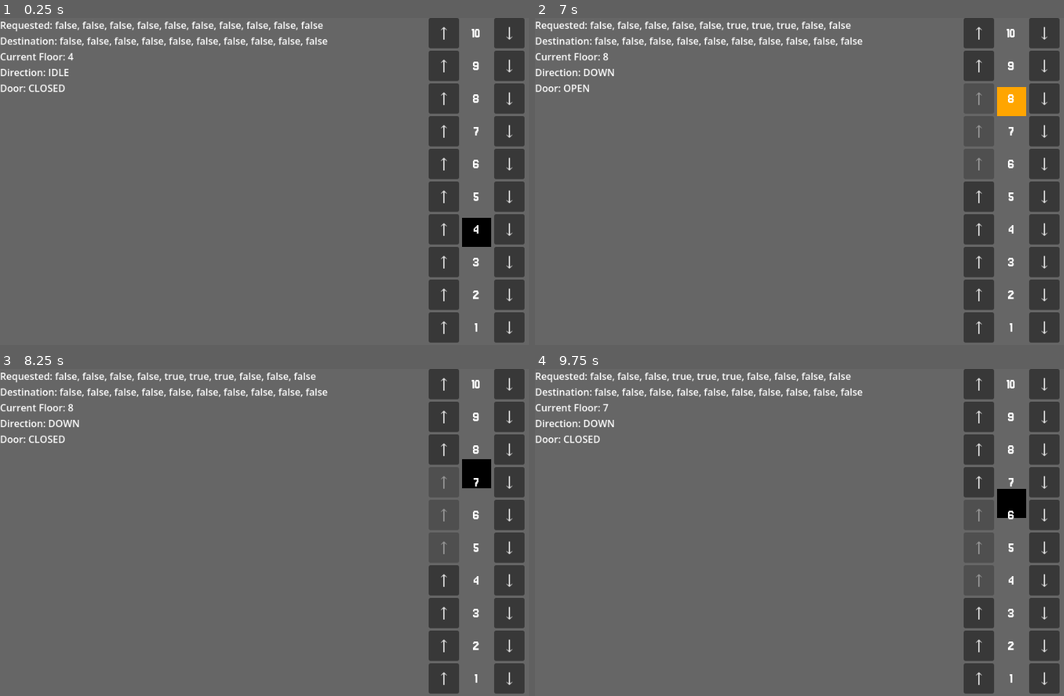
Above: before the commit, frames 1-4 (two rows, left to right).
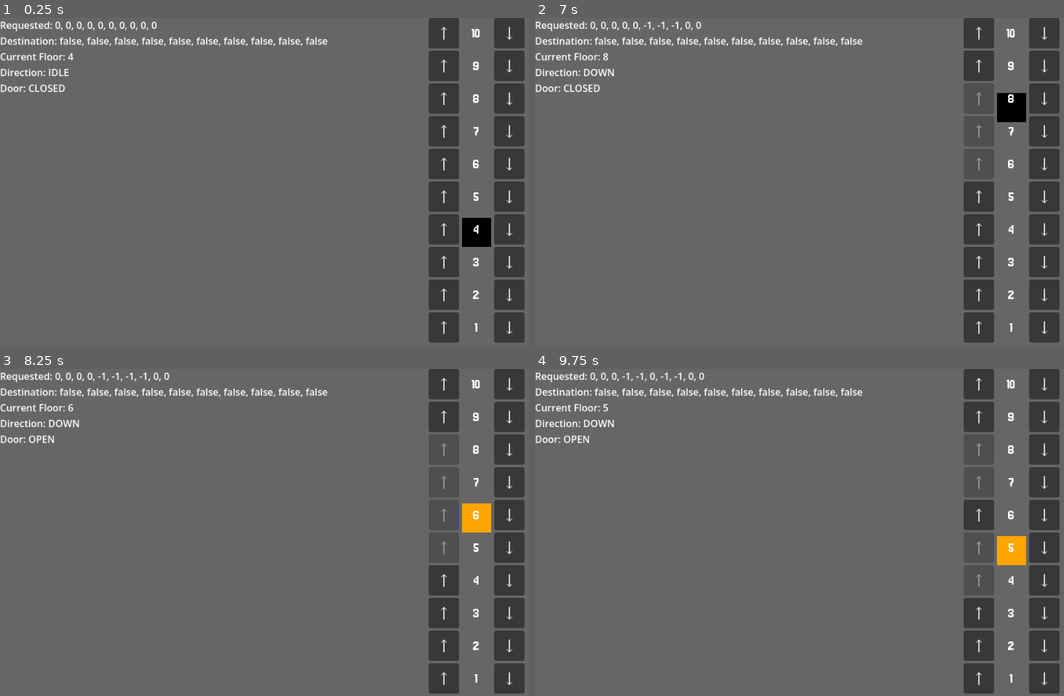
Above: after the commit, the same moments.

Repository: Victor-Wybenga/Elevator-Simulator
Game: Godot game, scene res://Scenes/main.tscn
Same seed, same stepped clock (60 frames per second), same inputs: the game is played once before the commit and once after it.
Inputs:
- Up to frame 1 (0.25 s): no input
- Up to frame 2 (7 s): click "↑" at 0.5 s; click "↓" at 1.25 s; click "↑" at 2 s; click "↓" at 2.75 s; click "↑" at 3.5 s; click "↓" at 4.25 s; click "↑" at 5 s; click "↓" at 5.75 s; click "↑" at 6.5 s
- Up to frame 3 (8.25 s): click "↓" at 7.25 s; click "↑" at 8 s
- Up to frame 4 (9.75 s): click "↓" at 8.75 s; click "↑" at 9.5 s

The runs differ from the first frame. In frame 1, 0.6% of the frame differs, in the area x 10-62%, y 1-4%; in frame 2, 1.3%; in frame 3, 1.7%; in frame 4, 1.7%, in the area x 6-93%, y 1-60%.

Commit message:
directional pickups

Diff:
--- a/Scripts/elevator.gd
+++ b/Scripts/elevator.gd
@@ -19,7 +19,7 @@
 const FLOORS: int = 10
 @onready var BOUNDS: Vector2 = $CollisionShape2D.get_shape().get_rect().size
 
-var requested_floors: Array[bool]
+var requested_floors: Array[Direction]
 var destination_floors: Array[bool]
 
 var current_floor: int
@@ -28,10 +28,10 @@
 
 func _ready() -> void:
 	requested_floors.resize(FLOORS)
-	requested_floors.fill(false)
+	requested_floors.fill(Direction.IDLE)
 
 	destination_floors.resize(FLOORS)
-	destination_floors.fill(false)
+	destination_floors.fill(Direction.IDLE)
 
 func get_floor(y_position: float) -> int:
 	var height: float = get_viewport_rect().size.y
@@ -54,32 +54,49 @@
 		_: $ColorRect.color = Color.BLACK
 
 func closest_floor_direction() -> Direction:
-	var next_floor = requested_floors.find(true) + 1
-	if next_floor <= 0:
+	var next_floor = requested_floors.find_custom(
+		func(x): return x != Direction.IDLE
+	) + 1
+
+	if next_floor <= 0: # no floors
 		return Direction.IDLE
 	elif next_floor > current_floor:
 		return Direction.UP
 	elif next_floor < current_floor:
 		return Direction.DOWN
-	else:
+	else: # same floor
 		return Direction.IDLE
 
+func remaining_floors_in(dir: Direction, floor: int) -> bool:
+	match dir:
+		Direction.UP:
+			return not requested_floors.slice(floor - 1).all(
+				func(x): return x == Direction.IDLE
+			)
+		Direction.DOWN:
+			return not requested_floors.slice(0, floor - 1).all(
+				func(x): return x == Direction.IDLE
+			)
+		_:
+			return false
+
 func next_direction(floor: int) -> Direction:
-	var no_floors_above = requested_floors.slice(floor - 1).find(true) == -1
-	var no_floors_below = requested_floors.slice(0, floor - 1).find(true) == -1
-	if direction == Direction.IDLE \
-	or direction == Direction.UP and no_floors_above \
-	or direction == Direction.DOWN and no_floors_below:
+	if remaining_floors_in(direction, floor):
+		return direction
+	else:
 		return closest_floor_direction()
-	else:
-		return direction
 
 func move(delta: float):
 	var on_floor: bool = abs(
 		self.position.y - get_floor_position(current_floor)
 		) <= (SPEED * delta)
 
-	if on_floor and requested_floors[current_floor - 1]:
+	if on_floor \
+	and requested_floors[current_floor - 1] != Direction.IDLE \
+	and not (
+		remaining_floors_in(direction, current_floor)
+		and requested_floors[current_floor - 1] != direction
+	):
 		self.position.y = get_floor_position(current_floor)
 		door = Door.OPEN
 		$Timer.start_with_floor(current_floor)
@@ -93,13 +110,13 @@
 
 func _on_timer_on_floor_timeout(floor: int) -> void:
 	reached_floor.emit(floor)
-	requested_floors[floor - 1] = false
+	requested_floors[floor - 1] = Direction.IDLE
 	direction = next_direction(floor)
 	door = Door.CLOSED
 	#$"../DestinationFloorButtons".visible = true
 
 func _on_elevator_buttons_call_elevator(floor: int) -> void:
-	requested_floors[floor - 1] = true
+	requested_floors[floor - 1] = Direction.UP
 	direction = next_direction(current_floor)
 
 #func _on_destination_floor_buttons_call_elevator(floor: int) -> void:
